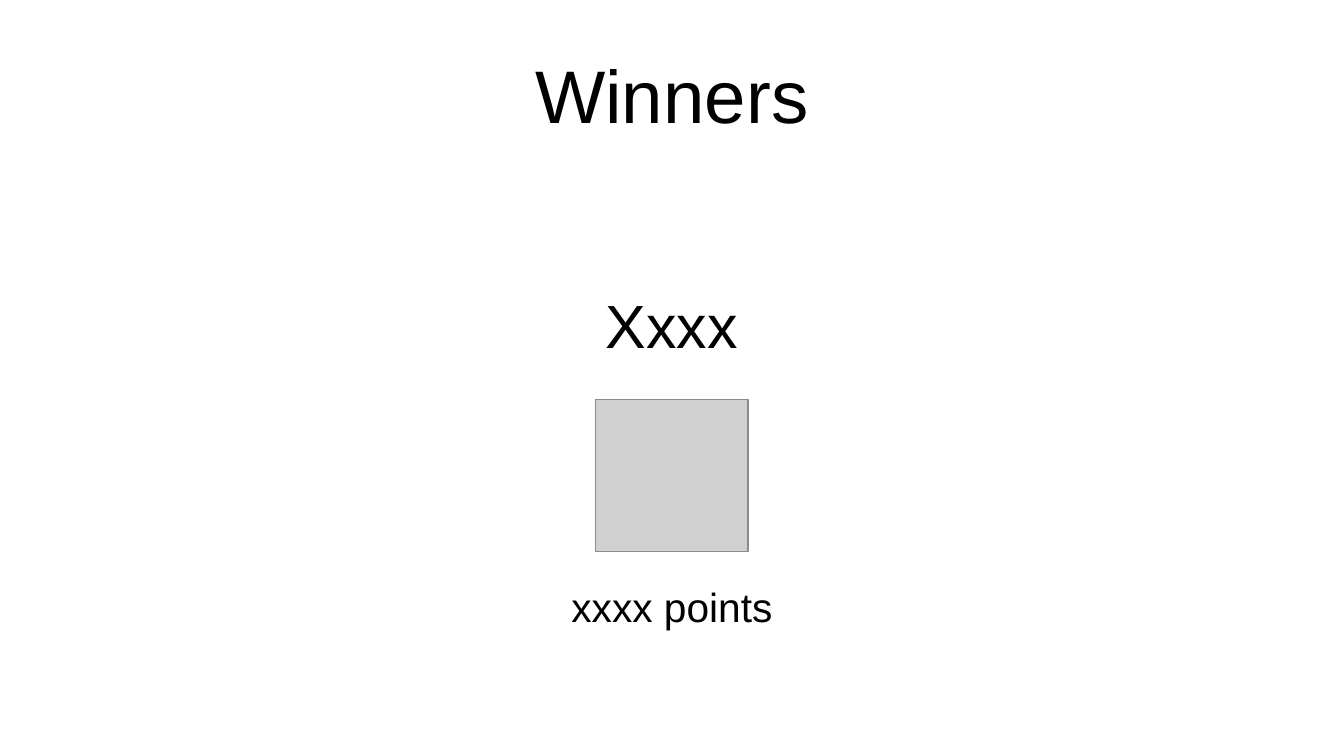
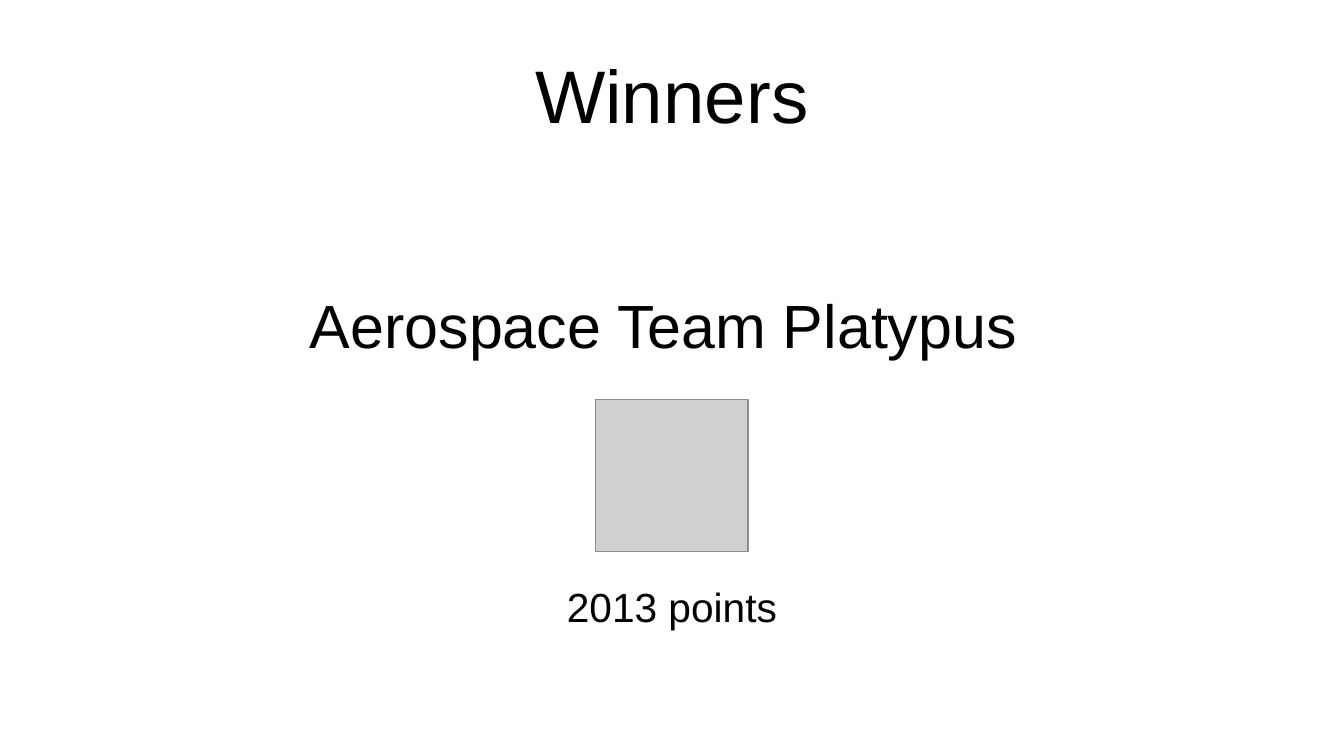
Before and after one commit to argilo/grcon24, a slide deck: slide 6 of presentation/results.odp. Drawn at 1344x756 pixels with LibreOffice and Linux fonts; fonts in the diff are those of the drawing; grey boxes stand for pictures. Boxes give left, top, right and bottom in pixels: in the first picture for what was removed or moved away, otherwise in the second. Text is boxed around its words. In the diff, an @@ line names an element or a change of style, - is before the commit and + after.

```diff
--- a/presentation/results.odp
+++ b/presentation/results.odp
@@ text at box(310, 303, 1017, 360): text changed @@
-Xxxx
+Aerospace Team Platypus
@@ text at box(567, 592, 776, 630): text changed @@
-xxxx points
+2013 points
```
Also in this commit, not shown: 5 other slides changed.
